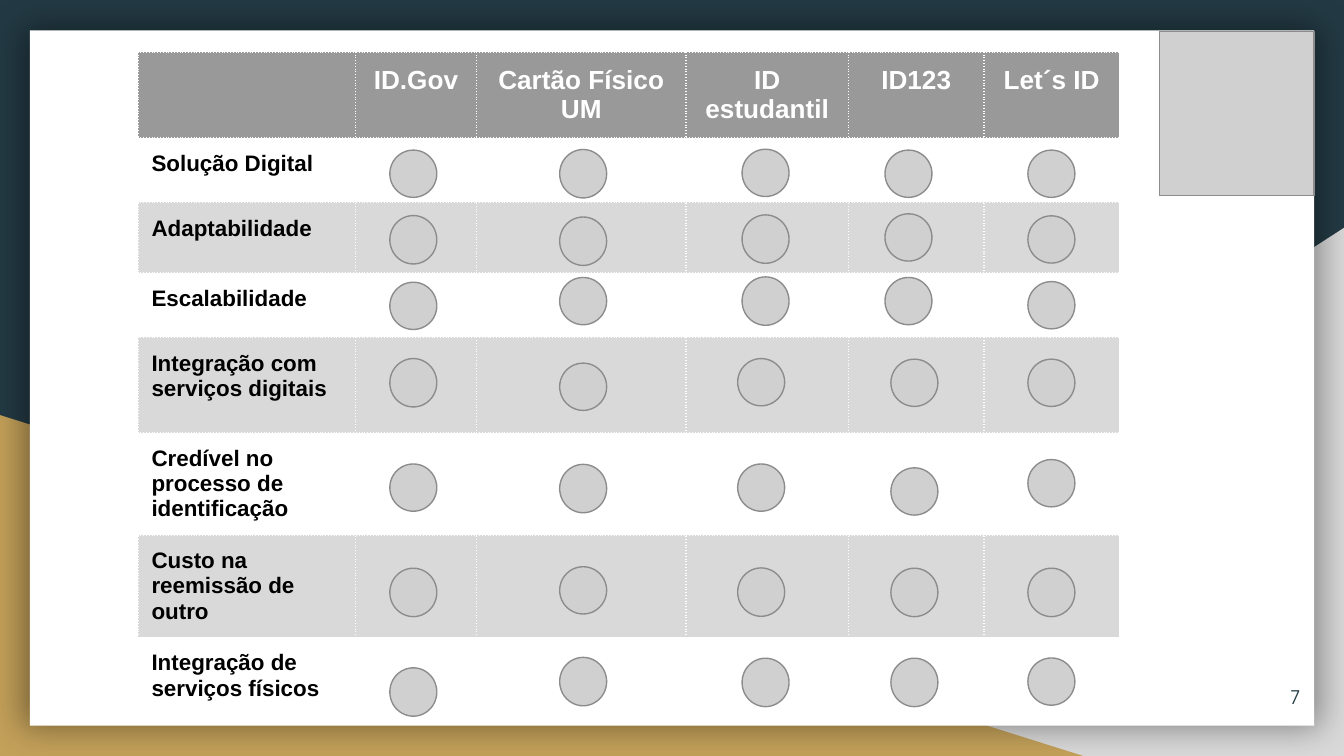
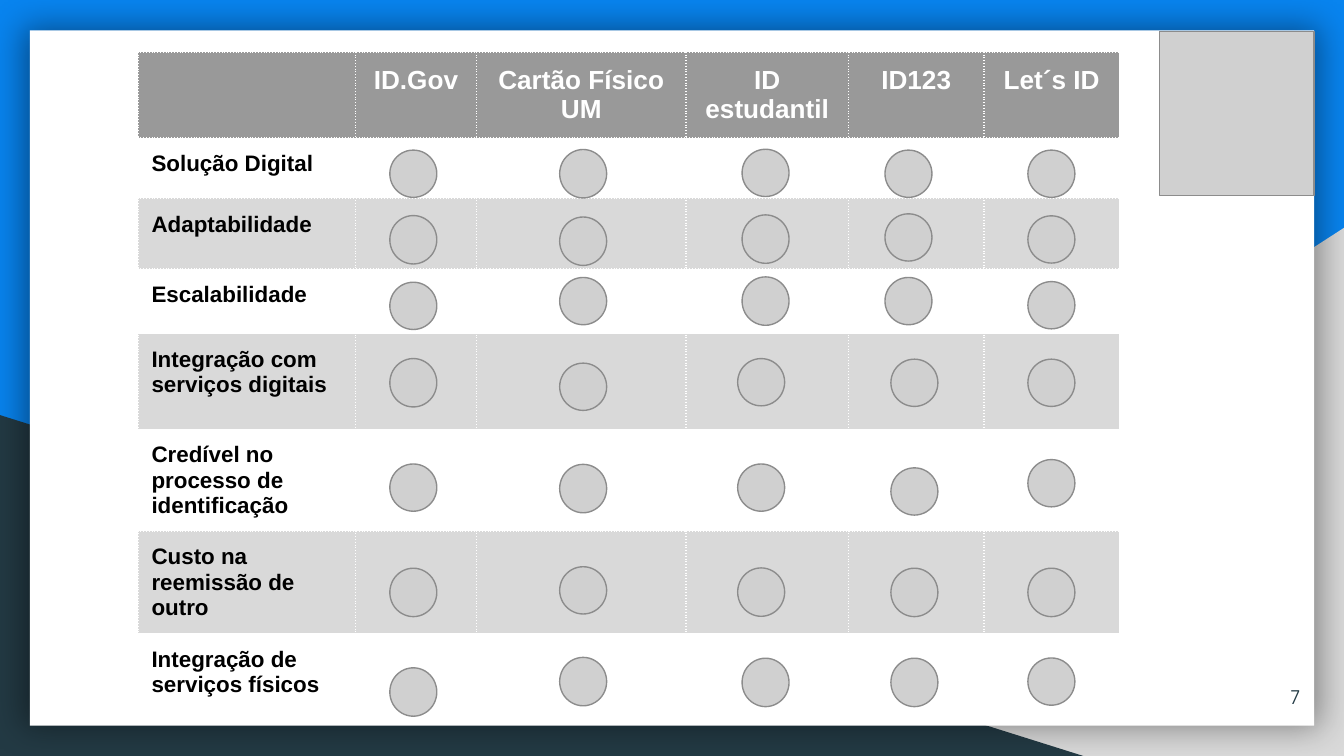
Before and after one commit to The-Order-of-Code/UMId-Documents, a slide deck: slide 7 of Pitch Final.pptx. Drawn at 1344x756 pixels with LibreOffice and Linux fonts; fonts in the diff are those of the drawing; grey boxes stand for pictures. Boxes give left, top, right and bottom in pixels: in the first picture for what was removed or moved away, otherwise in the second. Text is boxed around its words. In the diff, an @@ line names an element or a change of style, - is before the commit and + after.

```diff
--- a/Pitch Final.pptx
+++ b/Pitch Final.pptx
@@ background #233A44 to #0884EF @@
@@ table resized from (x1=138, y1=52, x2=1121, y2=705) to (x1=138, y1=52, x2=1121, y2=728) @@
@@ right triangle at (x1=0, y1=415, x2=1083, y2=756): fill #C4A15A to #233A44 @@
```
Also in this commit, not shown: 7 other slides changed, 1 slide added, 2 slides removed.
